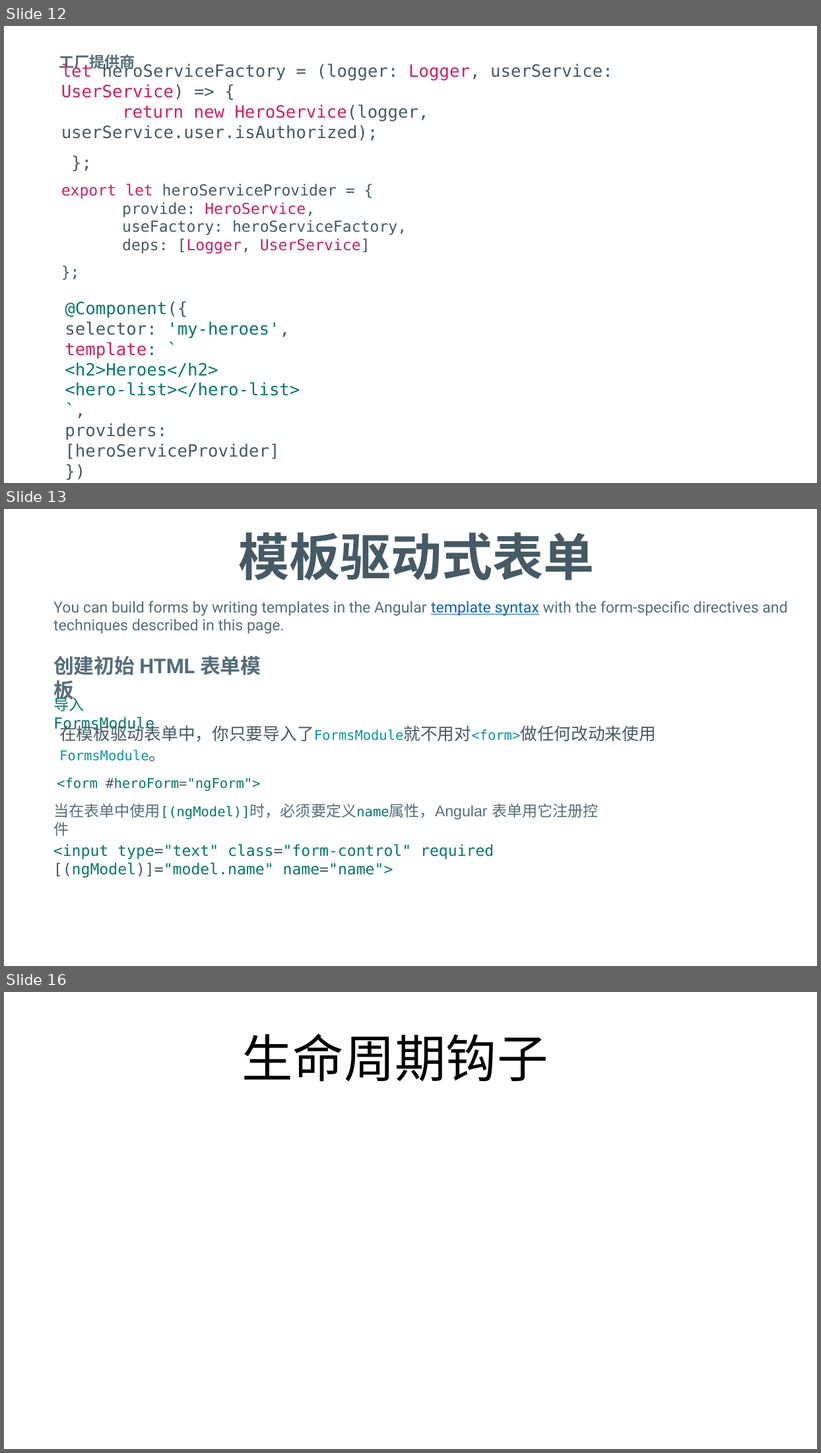
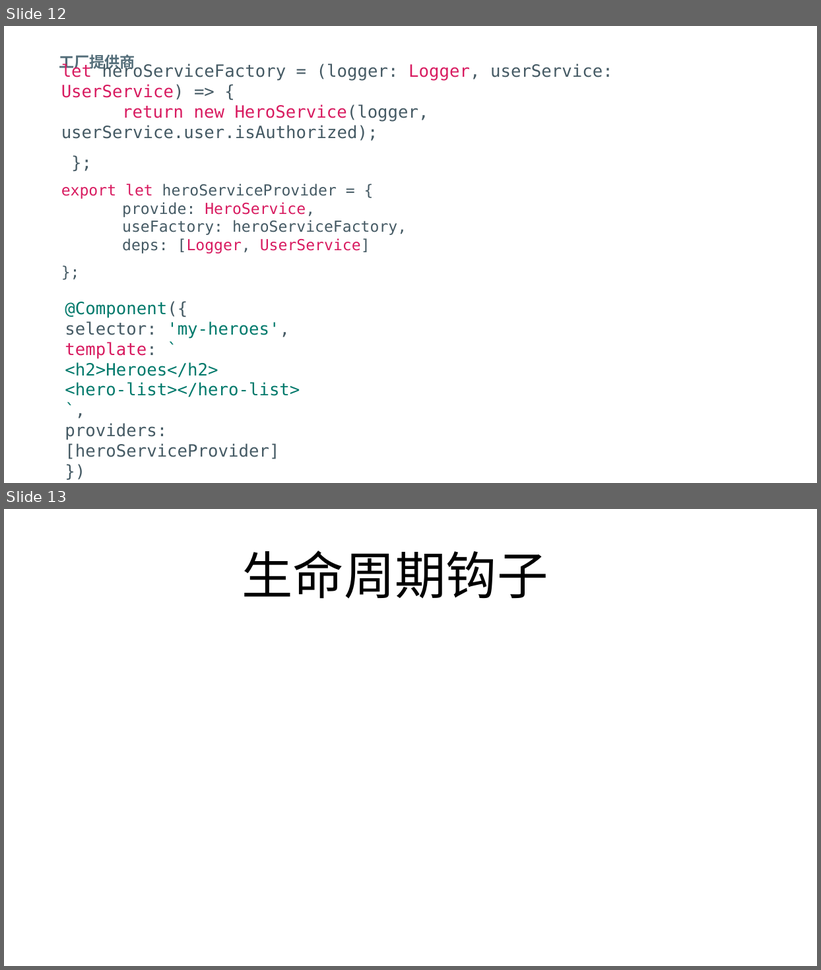
Before and after one commit to FredJiangFei/MyDocuments, a slide deck: Angular summary/Angular.pptx. Shown one above the other, each under a label of ours: slides 12, 13 and 16 before the commit, slides 12 and 13 after it; the slides between them are not shown. The pictures are 821x1453 and 821x970 pixels, drawn with LibreOffice and Linux fonts; fonts in the diff are those of the drawing. Boxes give left, top, right and bottom in pixels: in the first picture for what was removed or moved away, otherwise in the second. Text is boxed around its words. In the diff, an @@ line names an element or a change of style, - is before the commit and + after.

```diff
--- a/Angular summary/Angular.pptx
+++ b/Angular summary/Angular.pptx
@@ slide 13 removed at [4, 509, 817, 966], background #FFFFFF @@
@@ title removed at [238, 532, 594, 580] @@
-模板驱动式表单
@@ text removed at [54, 601, 787, 634] @@
-You can build forms by writing templates in the Angular template syntax with the form-specific directives and techniques described in this page.
@@ text removed at [54, 656, 261, 704] @@
-创建初始 HTML 表单模板
@@ text removed at [54, 695, 154, 733] @@
-导入FormsModule
@@ text removed at [59, 723, 656, 762] @@
-在模板驱动表单中，你只要导入了FormsModule就不用对<form>做任何改动来使用FormsModule。
@@ text removed at [57, 778, 260, 791] @@
-<form #heroForm="ngForm">
@@ text removed at [54, 803, 599, 836] @@
-当在表单中使用[(ngModel)]时，必须要定义name属性，Angular 表单用它注册控件
@@ rectangle removed at [54, 851, 677, 869] @@
-<input type="text" class="form-control" required [(ngModel)]="model.name" name="name">
@@ what was slide 16 is now slide 13 @@
```
Also in this commit, not shown: 2 other slides removed, 3 other files.
